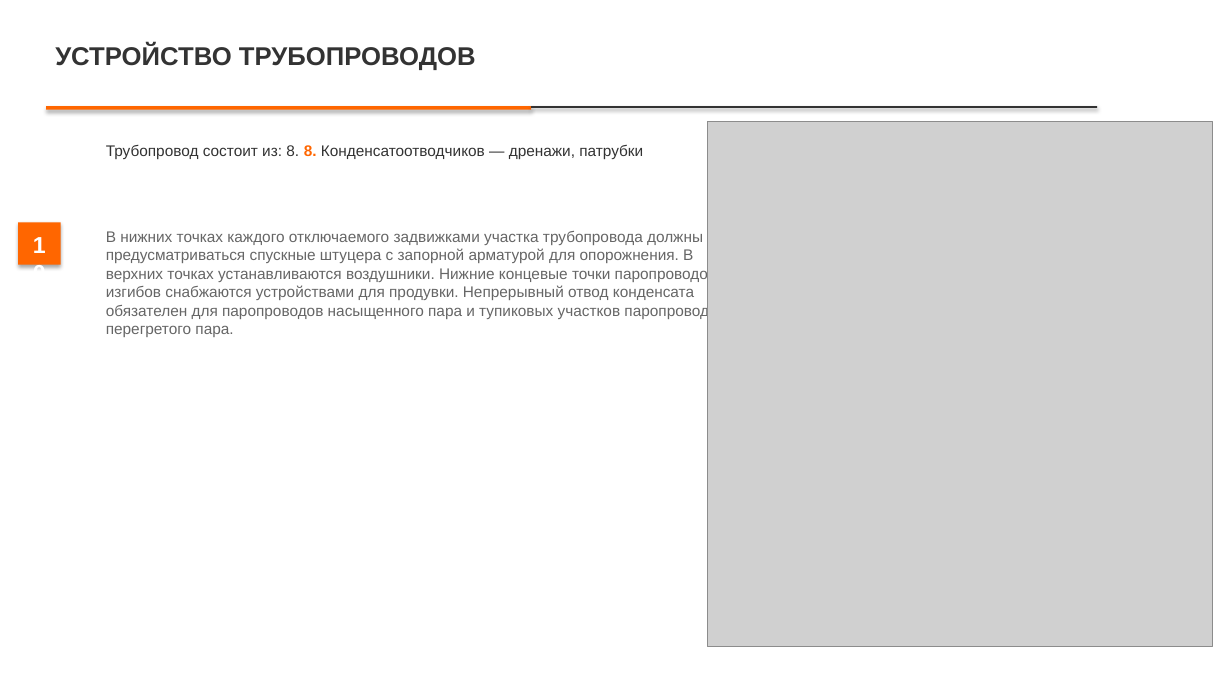
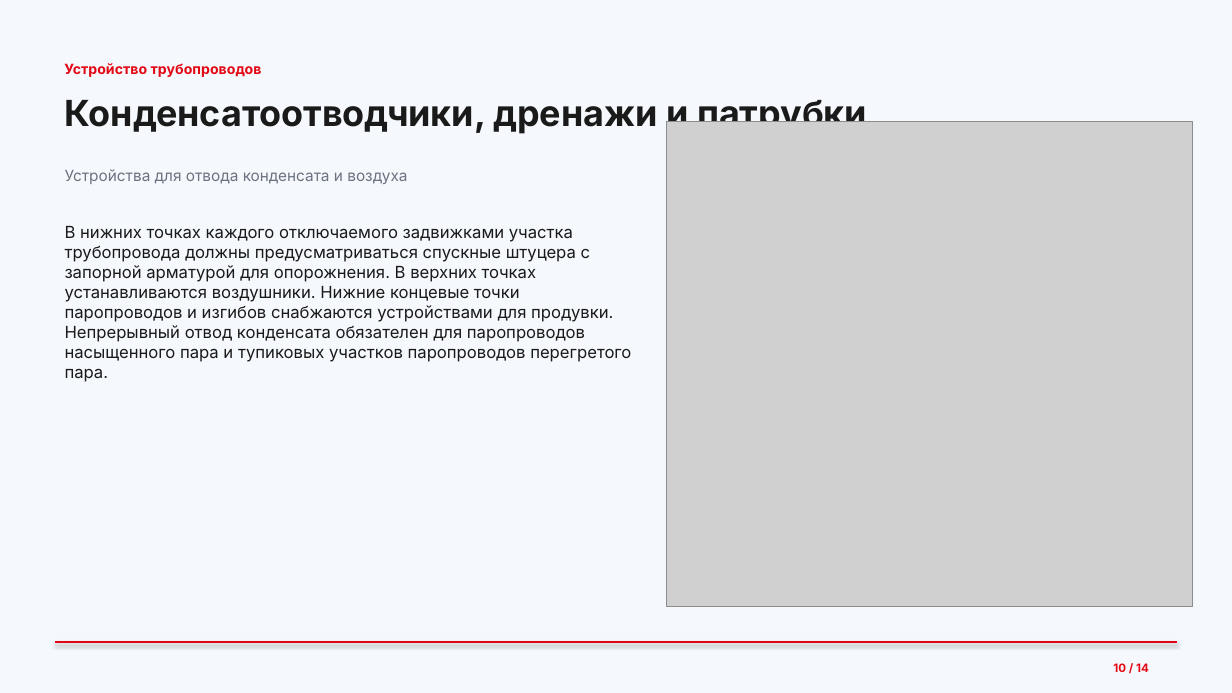
Before and after one commit to lysakalenushka-hash/-, a slide deck: slide 10 of Презентация_Трубопроводы.pptx. Drawn at 1232x693 pixels with LibreOffice and Linux fonts; fonts in the diff are those of the drawing; grey boxes stand for pictures. Boxes give left, top, right and bottom in pixels: in the first picture for what was removed or moved away, otherwise in the second. Text is boxed around its words. In the diff, an @@ line names an element or a change of style, - is before the commit and + after.

```diff
--- a/Презентация_Трубопроводы.pptx
+++ b/Презентация_Трубопроводы.pptx
@@ rectangle at (0, 0, 1232, 693): fill #FFFFFF to #F5F8FC @@
@@ text at (64, 63, 262, 77): text changed; size 20 to 11 pt; font Arial to Inter; text colour #333333 to #E30613 @@
-УСТРОЙСТВО ТРУБОПРОВОДОВ
+Устройство трубопроводов
@@ rectangle removed at (46, 106, 531, 110) @@
@@ text added at (64, 96, 867, 134), 28 pt, text #1A1A1A, bold @@
+Конденсатоотводчики, дренажи и патрубки
@@ rectangle removed at (531, 106, 1097, 108) @@
@@ text removed at (106, 145, 643, 159) @@
-Трубопровод состоит из: 8. 8. Конденсатоотводчиков — дренажи, патрубки
@@ picture: place and size @@
-picture at (708, 121, 1214, 647)
+picture at (667, 121, 1193, 606)
@@ text added at (65, 169, 407, 184), 12 pt, text #6B7280 @@
+Устройства для отвода конденсата и воздуха
@@ rectangle removed at (18, 223, 61, 265) @@
@@ text "В нижних точках каждого отключаемого ...": place and size @@
-text "В нижних точках каждого отключаемого ..." at (106, 231, 725, 337)
+text "В нижних точках каждого отключаемого ..." at (65, 226, 631, 382)
@@ text "В нижних точках каждого отключаемого ..." at (65, 226, 631, 382): size 12 to 13 pt, font Arial to Inter, text colour #666666 to #1A1A1A @@
@@ line added from (55, 642) to (1177, 642), #E30613 1.5 pt @@
@@ text at (1113, 663, 1149, 672): text changed; size 18 to 9 pt; font Arial to Inter; text colour #FFFFFF to #E30613 @@
-10
+10 / 14
```
Also in this commit, not shown: 11 other slides changed, 2 slides added, 2 slides removed, 1 other file.
